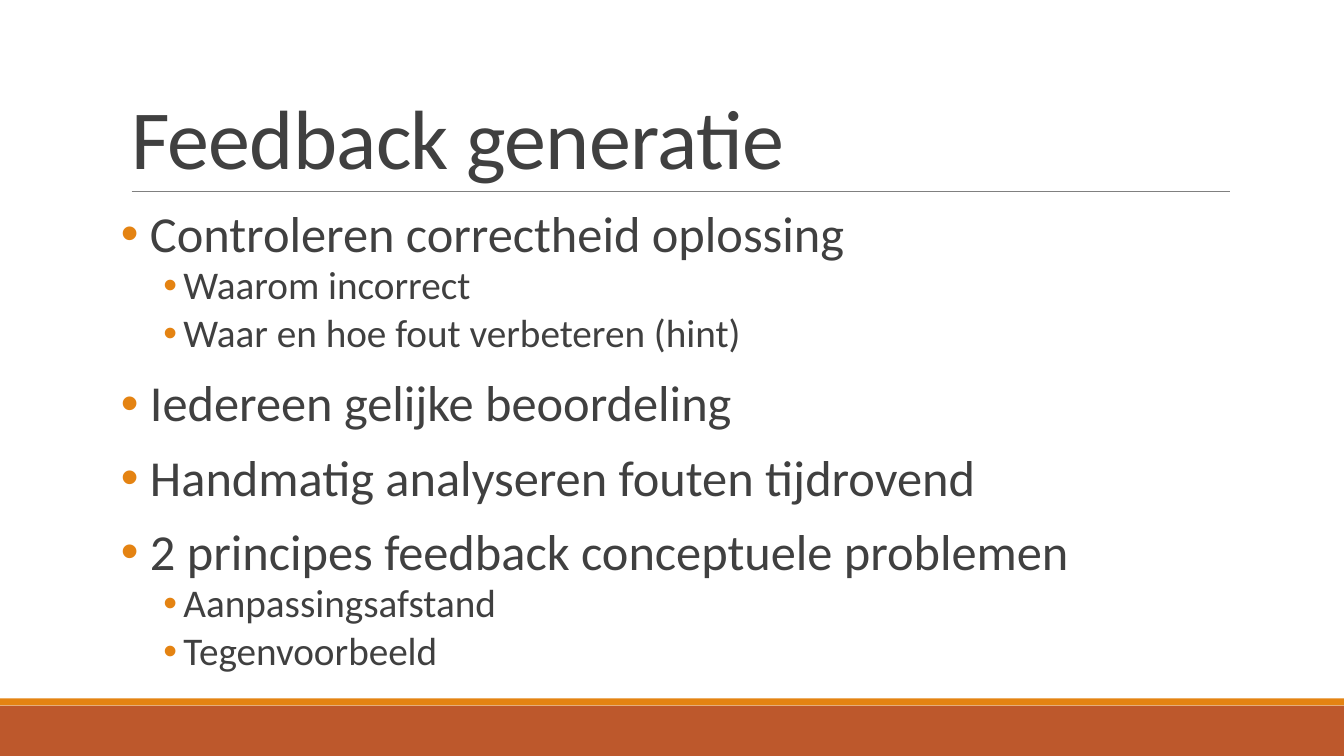
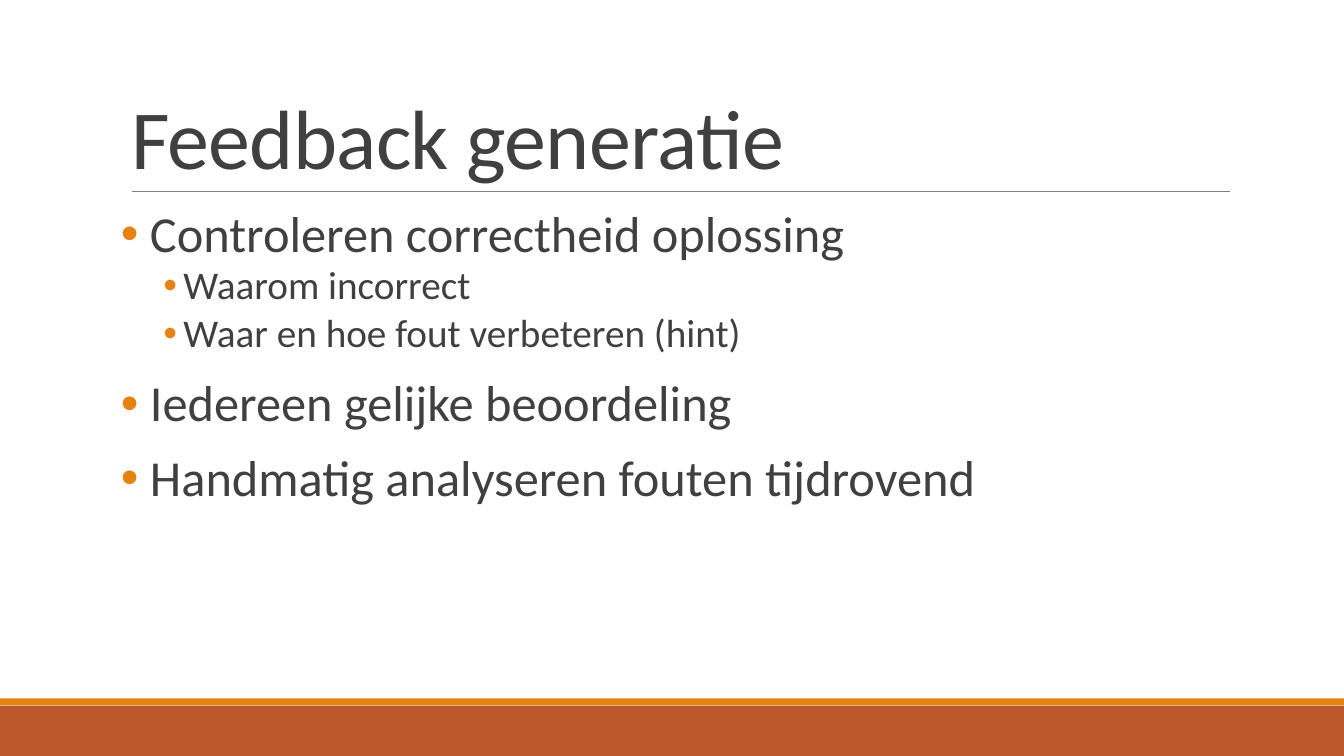
Before and after one commit to TomDeGroote/Bachelorproef, a slide deck: slide 10 of Opdracht 2/Literatuurstudie.pptx. Drawn at 1344x756 pixels with LibreOffice and Linux fonts; fonts in the diff are those of the drawing. Boxes give left, top, right and bottom in pixels: in the first picture for what was removed or moved away, otherwise in the second. Text is boxed around its words. In the diff, an @@ line names an element or a change of style, - is before the commit and + after.

```diff
--- a/Opdracht 2/Literatuurstudie.pptx
+++ b/Opdracht 2/Literatuurstudie.pptx
@@ text at bbox=[150, 535, 1069, 672]: paragraphs removed @@
-• 2 principes feedback conceptuele problemen
-    • Aanpassingsafstand
-    • Tegenvoorbeeld
```
Also in this commit, not shown: 7 other slides changed, 5 slides added, 5 slides removed.
